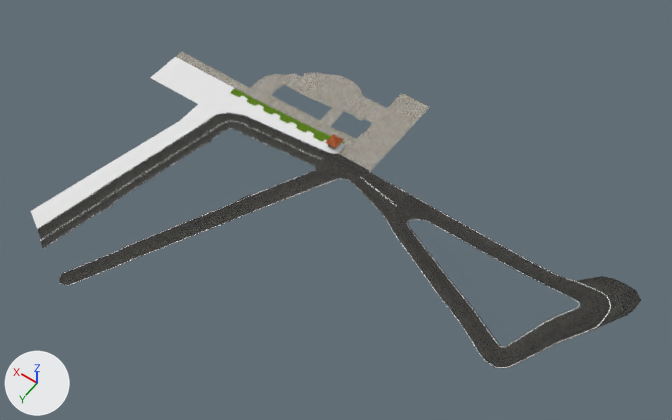
The Blender file Utils/Modelos/Calcada_rua_cima.blend as it was, and as the next commit left it.
The view is the same before and after, from a 50 mm camera at (-180.0, 330.0, 351.0) aimed at (-22.0, 109.0, 4.0). The axes (+X, +Y, +Z) are drawn at lower left. The lights are the same throughout.

The first picture shows 'Calcada', 'OK - Asfalto', 'Paralelepipedo'.
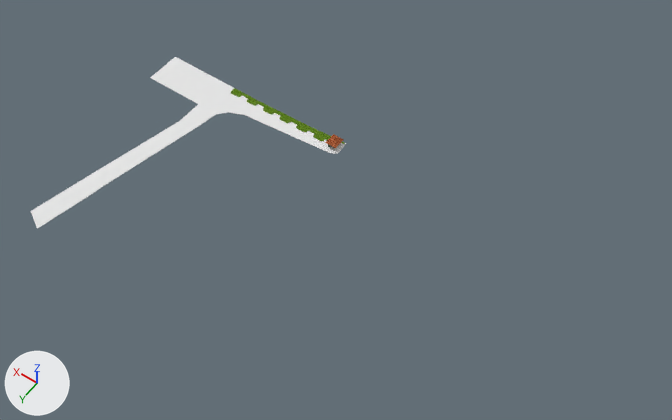
Changed parts and their boxes [x1, y1, x2, y2] in the pictures (672 x 420 px):
'OK - Asfalto', hidden (black)
    before: [38, 113, 641, 369]
'Paralelepipedo', hidden
    before: [176, 52, 430, 172]

The change, as a list of edits to the scene's bpy script:
```text
Change ob_ok___asfalto:
    add ob_ok___asfalto.hide_viewport = True
Change ob_paralelepipedo:
    add ob_paralelepipedo.hide_viewport = True
```
